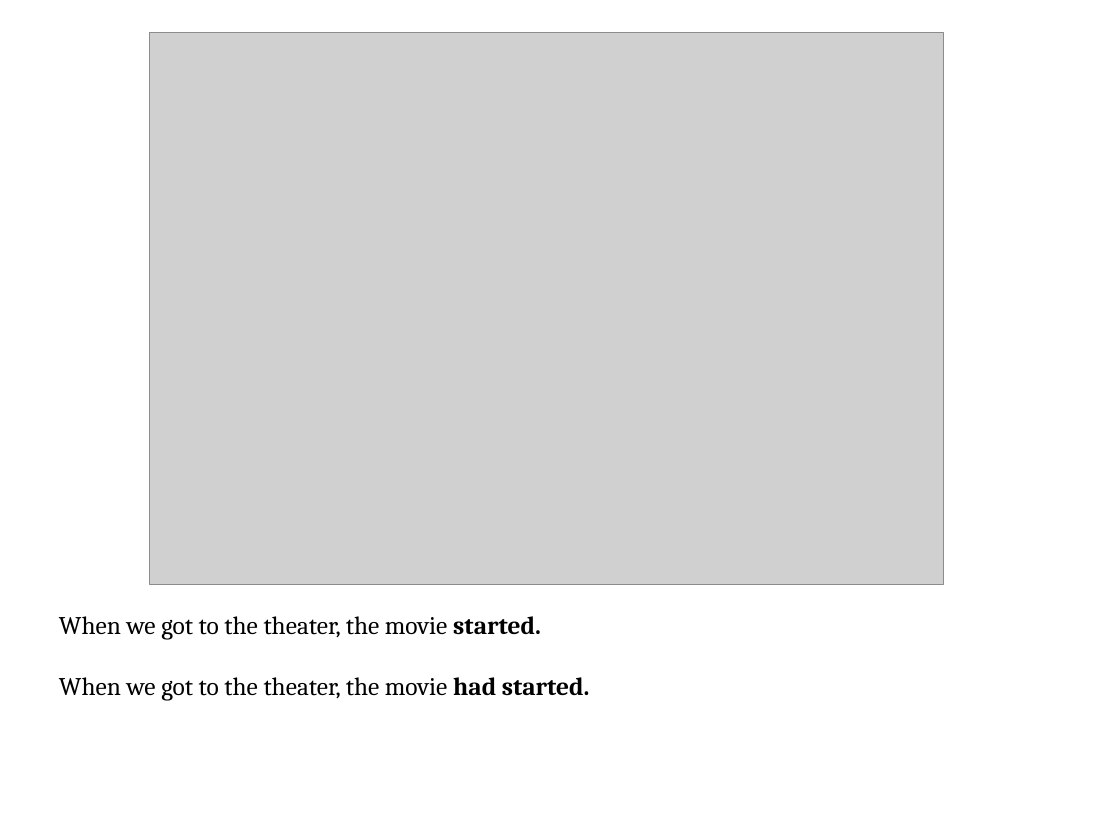
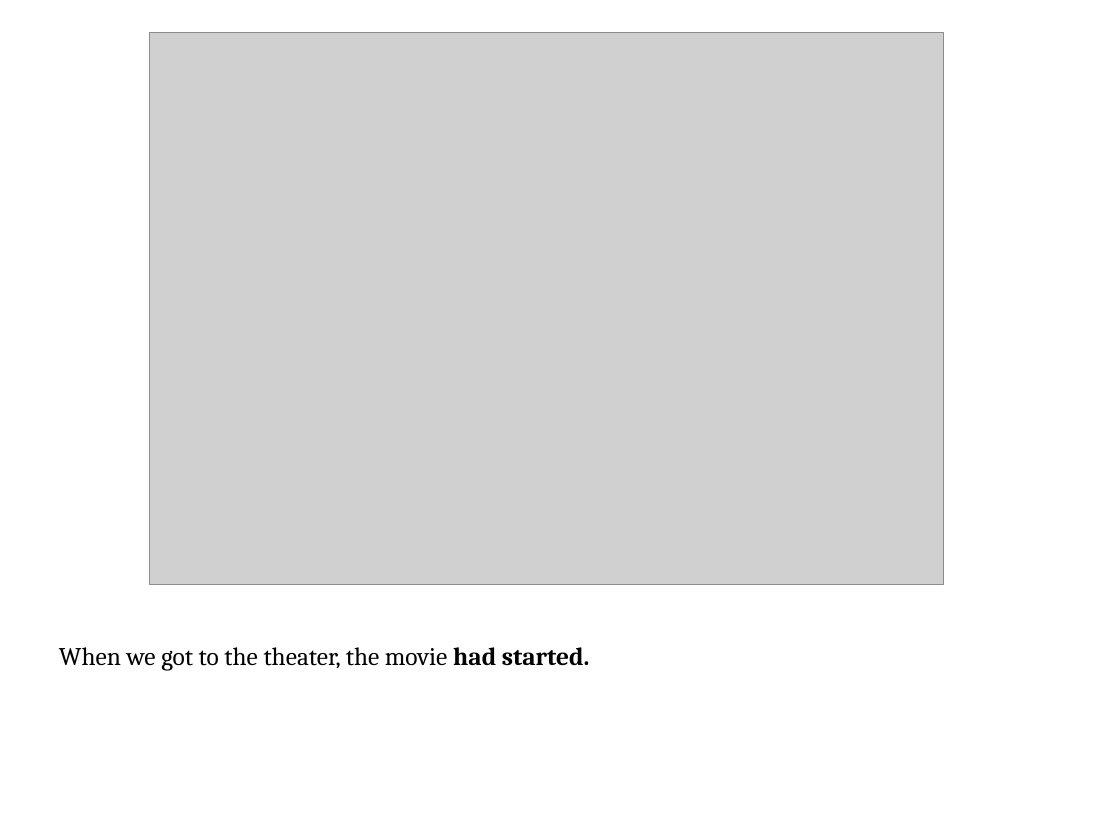
Before and after one commit to ADILp6/IBIT, a slide deck: slide 30 of Saturday_Monday_Wednesday/Class_7_18_February_2019/Lecture.pptx. Drawn at 1120x840 pixels with LibreOffice and Linux fonts; fonts in the diff are those of the drawing; grey boxes stand for pictures. Boxes give left, top, right and bottom in pixels: in the first picture for what was removed or moved away, otherwise in the second. Text is boxed around its words. In the diff, an @@ line names an element or a change of style, - is before the commit and + after.

```diff
--- a/Saturday_Monday_Wednesday/Class_7_18_February_2019/Lecture.pptx
+++ b/Saturday_Monday_Wednesday/Class_7_18_February_2019/Lecture.pptx
@@ text at bbox=[59, 616, 541, 640]: paragraph removed @@
-When we got to the theater, the movie started.
```
Also in this commit, not shown: 6 other slides changed, 1 slide removed, 1 other file.
